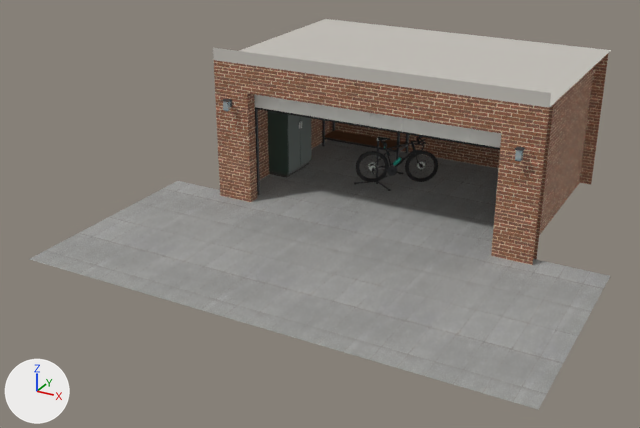
The glTF model public/models/garage.glb as it was, and as the next commit left it.
Camera for both pictures: a 50 mm lens placed at (6.61, -15.93, 6.92), pointed at (-0.58, -2.87, 0.39). The lights are fixed; the arrows at lower left show +X, +Y and +Z. The picture after the commit comes second. Where no turn or scale is listed for an object, it has been applied to the vertices. Vertices at exactly the same position are counted once.

The first picture shows 'Boden', 'Decke', 'Pfeiler_L', 'Pfeiler_R', 'Rad_Antrieb', 'Rad_Flasche', 'Rad_Hinterrad', 'Rad_Rahmen', 'Rad_Sattel', 'Rad_Vorderrad', 'Schrank', 'Staender', 'Sturz', 'Tor_Segment', 'Tor_Segment_Kassetten', 'Vorplatz', 'Wand_Links', 'Wand_Rechts', 'Wand_Rueck' and 7 more.
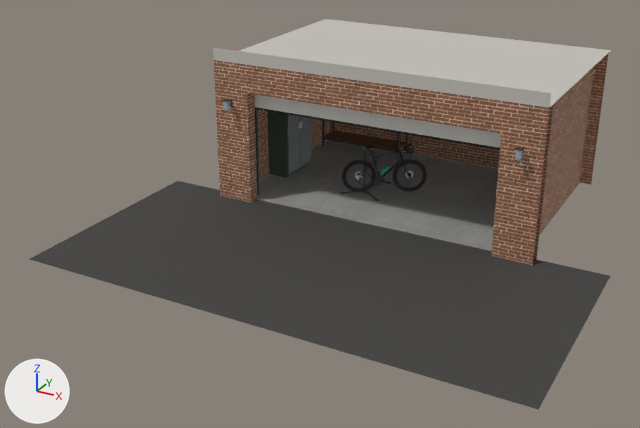
The change, as a list of edits to the scene's bpy script:
```text
Add img_color_003:
    img_color_003 = load_image('color.003', '_unpacked/color.003', 1024, 1024, 'sRGB')
Change mat_asphalt:
    where n2 = _N.new('ShaderNodeTexImage'); n2.name = 'Image Texture'
    n2.image: img_color -> img_color_003
Add mat_steinplatten:
    mat_steinplatten = bpy.data.materials.new('Steinplatten')
    # uses the picture img_color
Change me_boden:
    where me_boden.from_pydata(...)  # 18 vertices, 20 faces; spans x -3.0..3.0, y -2.0..2.0, z -0.02..0.02
    remove me_boden.materials.append(mat_asphalt)
    add me_boden.materials.append(mat_steinplatten)
Change me_vorplatz_001:
    where me_vorplatz_001.from_pydata(...)  # 6 vertices, 4 faces; spans x -4.5..4.5, y -2.12..2.12, z -0.03..0.03
    used by ob_vorplatz; location = (0.0, -4.12, -0.03)
    me_vorplatz_001 part 1: texture (UV) coordinates changed
Change me_wand_rueck_001:
    where me_wand_rueck_001.from_pydata(...)  # 20 vertices, 20 faces; spans x -3.24..3.24, y -0.12..0.12, z -1.4..1.4
    used by ob_wand_rueck; location = (0.0, 2.12, 1.4)
    me_wand_rueck_001 part 2: texture (UV) coordinates changed
Add me_schwelle:
    me_schwelle.from_pydata(...)  # 24 vertices, 34 faces; spans x -2.5..2.5, y -0.06..0.06, z -0.01..0.01
    me_schwelle.materials.append(mat_beton)  # grey #9a968f
Change ob_rad_antrieb:
    ob_rad_antrieb.location: (-0.37, -0.4, 0.47) -> (-0.37, -1.0, 0.47)
Change ob_rad_flasche:
    ob_rad_flasche.location: (-0.24, -0.33, 0.73) -> (-0.24, -0.93, 0.73)
Change ob_rad_hinterrad:
    ob_rad_hinterrad.location: (-0.63, -0.56, 0.54) -> (-0.63, -1.16, 0.54)
Change ob_rad_rahmen:
    ob_rad_rahmen.location: (-0.21, -0.3, 0.79) -> (-0.21, -0.9, 0.79)
Change ob_rad_sattel:
    ob_rad_sattel.location: (-0.44, -0.44, 1.13) -> (-0.44, -1.04, 1.13)
Change ob_rad_vorderrad:
    ob_rad_vorderrad.location: (0.24, -0.05, 0.54) -> (0.24, -0.65, 0.54)
Change ob_radcomputer_display:
    ob_radcomputer_display.location: (0.24, -0.05, 1.12) -> (0.24, -0.65, 1.12)
Change ob_radcomputer_gehaeuse:
    ob_radcomputer_gehaeuse.location: (0.24, -0.05, 1.11) -> (0.24, -0.64, 1.11)
Change ob_radcomputer_halter:
    ob_radcomputer_halter.location: (0.2, -0.07, 1.07) -> (0.2, -0.67, 1.07)
Change ob_staender:
    ob_staender.location: (-0.72, -0.06, 0.53) -> (-0.72, -0.66, 0.53)
Add ob_schwelle:
    ob_schwelle = bpy.data.objects.new('Schwelle', me_schwelle)
    ob_schwelle.location = (0.0, -2.0, 0.01)
```

Pixel boxes [x1, y1, x2, y2] of what changed, in the pictures (640 x 428 px):
'Vorplatz', surface changed (darker): [30, 181, 610, 410] in both
'Schwelle', added: after [256, 197, 492, 251]
'Rad_Hinterrad', moved: before [356, 151, 389, 182]; after [342, 160, 376, 192]
'Rad_Vorderrad', moved: before [405, 151, 438, 182]; after [393, 160, 427, 192]
'Rad_Rahmen', moved: before [373, 136, 426, 170]; after [357, 144, 414, 180]
'Staender', moved: before [354, 138, 391, 191]; after [341, 146, 379, 201]
'Rad_Antrieb', moved: before [372, 166, 404, 176]; after [359, 175, 391, 185]
'Rad_Flasche', moved: before [388, 151, 402, 166]; after [375, 160, 390, 175]
'Rad_Sattel', moved: before [378, 137, 390, 141]; after [365, 146, 378, 149]
